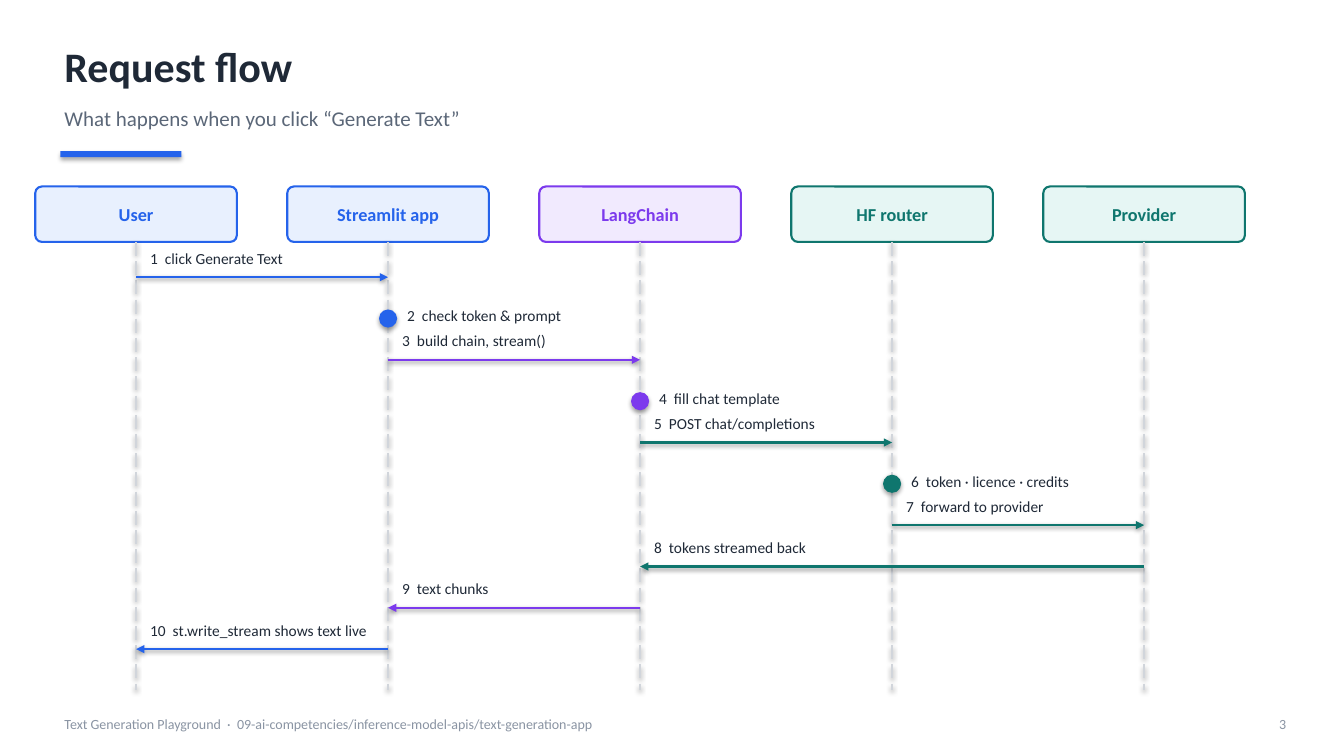
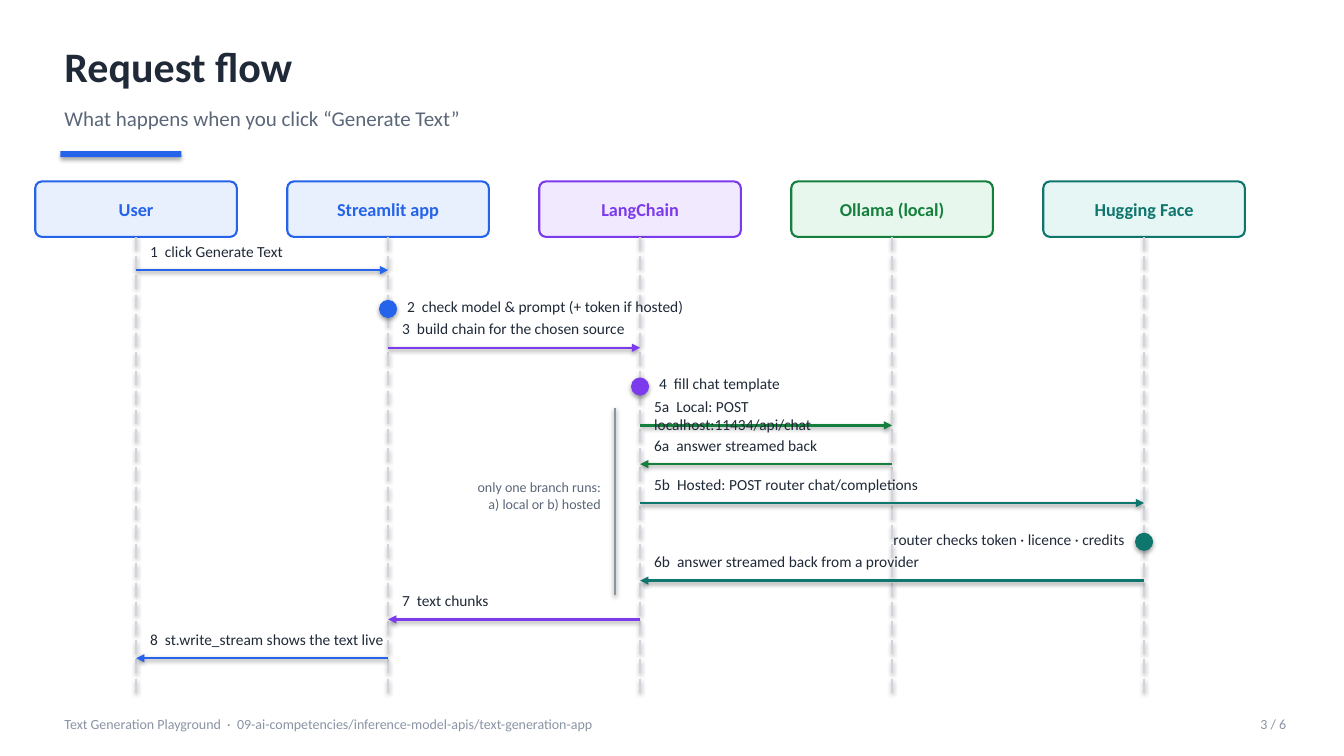
Before and after one commit to arian23/engineering-interview-roadmap, a slide deck: slide 3 of 09-ai-competencies/inference-model-apis/text-generation-app/docs/architecture.pptx. Drawn at 1344x756 pixels with LibreOffice and Linux fonts; fonts in the diff are those of the drawing. Boxes give left, top, right and bottom in pixels: in the first picture for what was removed or moved away, otherwise in the second. Text is boxed around its words. In the diff, an @@ line names an element or a change of style, - is before the commit and + after.

Commit message:
Architecture deck: local (Ollama) and hosted (Hugging Face) model sources
- System architecture and request flow redrawn with both paths
- New slide comparing the two model sources
- Components and errors slides updated for Ollama

```diff
--- a/09-ai-competencies/inference-model-apis/text-generation-app/docs/architecture.pptx
+++ b/09-ai-competencies/inference-model-apis/text-generation-app/docs/architecture.pptx
@@ rounded rectangle "Ollama (local)" at <box>791,181,993,237</box>: fill #E6F6F4 to #E8F7EE; outline #0F766E 1.5 pt to #15803D 1.5 pt @@
@@ text in rounded rectangle at <box>840,202,944,219</box>: text changed; text colour #0F766E to #15803D @@
-HF router
+Ollama (local)
@@ 5 rounded rectangles, 1 text, 1 arrow: place and size @@
-5 rounded rectangles, 1 text, 1 arrow at <box>35,187,1245,277</box>
+5 rounded rectangles, 1 text, 1 arrow at <box>35,181,1245,270</box>
@@ text in rounded rectangle at <box>1095,203,1194,219</box>: text changed @@
-Provider
+Hugging Face
@@ line moved from (136, 242) - (136, 691) to (136, 237) - (136, 696) @@
@@ line moved from (388, 242) - (388, 691) to (388, 237) - (388, 696) @@
@@ line moved from (640, 242) - (640, 691) to (640, 237) - (640, 696) @@
@@ line moved from (892, 242) - (892, 691) to (892, 237) - (892, 696) @@
@@ line moved from (1144, 242) - (1144, 691) to (1144, 237) - (1144, 696) @@
@@ text at <box>407,299,683,317</box>: text changed @@
-2 check token & prompt
+2 check model & prompt (+ token if hosted)
@@ ellipse: place and size @@
-ellipse at <box>379,310,397,328</box>
+ellipse at <box>379,300,397,319</box>
@@ text at <box>402,323,625,334</box>: text changed @@
-3 build chain, stream()
+3 build chain for the chosen source
@@ arrow moved from (388, 360) - (640, 360) to (388, 348) - (640, 348) @@
@@ ellipse: place and size @@
-ellipse at <box>631,392,649,410</box>
+ellipse at <box>631,378,649,396</box>
@@ text "4 fill chat template": place and size @@
-text "4 fill chat template" at <box>659,393,780,407</box>
+text "4 fill chat template" at <box>659,378,780,392</box>
@@ line added from (615, 408) to (615, 595), #8A94A3 1.5 pt @@
@@ text at <box>654,401,811,433</box>: text changed @@
-5 POST chat/completions
+5a Local: POST localhost:11434/api/chat
@@ arrow moved from (640, 443) - (892, 443) to (640, 425) - (892, 425) @@
@@ arrow (640, 425) - (892, 425): stroke #0F766E 1.75 pt to #15803D 1.75 pt @@
@@ text added at <box>654,440,817,451</box>, 11 pt, text #1F2937 @@
+6a answer streamed back
@@ arrow added from (892, 465) to (640, 465), #15803D 1.75 pt @@
@@ text at <box>654,476,918,494</box>: text changed @@
-7 forward to provider
+5b Hosted: POST router chat/completions
@@ text added at <box>478,482,601,511</box>, 10 pt, text #5B6778 @@
+only one branch runs:
+a) local or b) hosted
@@ arrow moved from (892, 525) - (1144, 525) to (640, 503) - (1144, 503) @@
@@ text at <box>893,534,1124,545</box>: text changed @@
-6 token · licence · credits
+router checks token · licence · credits
@@ ellipse: place and size @@
-ellipse at <box>883,475,901,493</box>
+ellipse at <box>1135,532,1153,551</box>
@@ text at <box>654,554,919,572</box>: text changed @@
-8 tokens streamed back
+6b answer streamed back from a provider
@@ text at <box>402,595,489,606</box>: text changed @@
-9 text chunks
+7 text chunks
@@ arrow moved from (1144, 567) - (640, 567) to (1144, 581) - (640, 581) @@
@@ arrow moved from (640, 608) - (388, 608) to (640, 619) - (388, 619) @@
@@ arrow moved from (388, 649) - (136, 649) to (388, 658) - (136, 658) @@
@@ text at <box>150,634,384,647</box>: text changed @@
-10 st.write_stream shows text live
+8 st.write_stream shows the text live
@@ text at <box>1260,719,1286,729</box>: text changed @@
-3
+3 / 6
```
Also in this commit, not shown: 4 other slides changed, 1 slide added.
